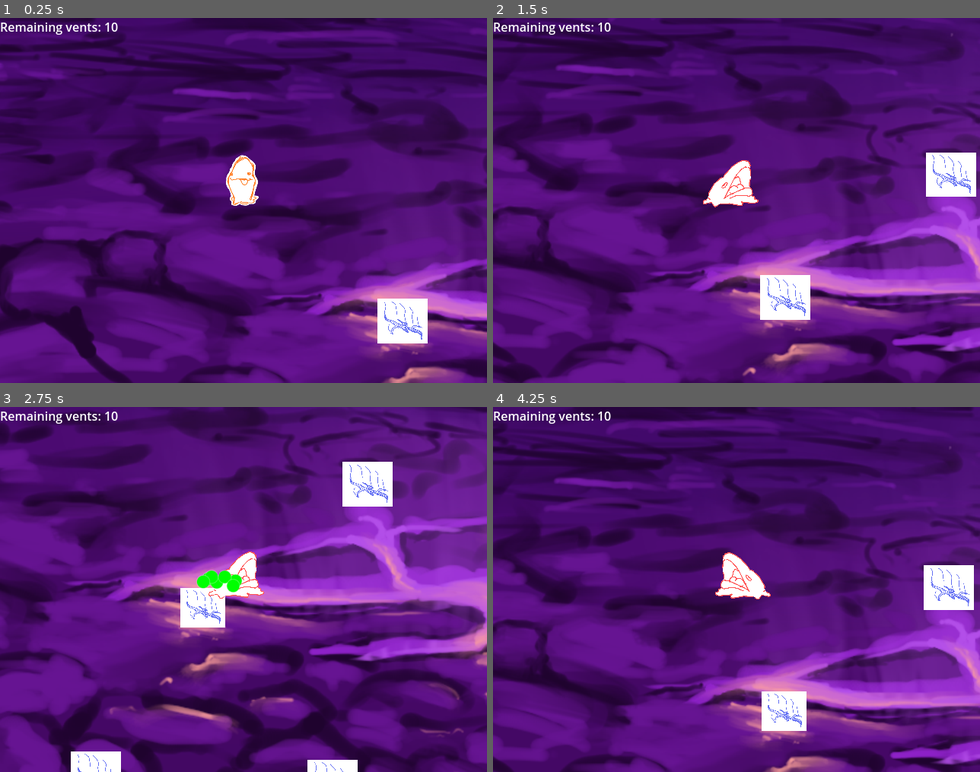
Above: before the commit, frames 1-4 (two rows, left to right).
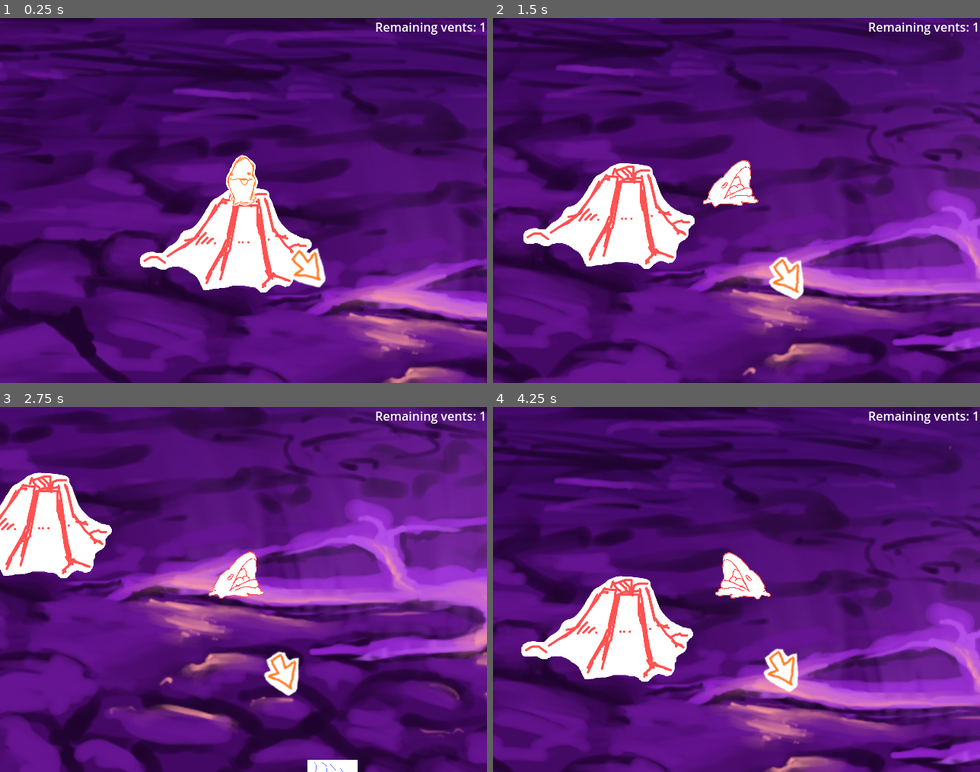
Above: after the commit, the same moments.

Repository: NBumgardner/godot-wild-jam-88-game
Game: Godot game, scene res://main.tscn
Two runs of this game, one before a commit and one after it. Both use one fixed random seed, a clock stepped at 60 frames per second and the inputs below.
Inputs:
- Up to frame 1 (0.25 s): no input
- Up to frame 2 (1.5 s): tap Enter at 0.5 s; hold D (move_right) 0.53-1.28 s; tap Space (action) at 0.6, 1.35 s; hold S (move_down) from 1.28 s (still down)
- Up to frame 3 (2.75 s): release S (move_down) at 2.03 s; hold D (move_right) from 2.03 s (still down); tap Space (action) at 2.1 s
- Up to frame 4 (4.25 s): release D (move_right) at 2.78 s; hold W (move_up) 2.78-3.53 s; tap Space (action) at 2.85, 3.6 s; hold A (move_left) from 3.53 s (still down)

The runs differ from the first frame. In frame 1, 7.8% of the frame differs, in the area x 0-100%, y 1-90%; in frame 2, 8.9%; in frame 3, 9.2%; in frame 4, 9.2%, in the area x 0-100%, y 1-89%.

Commit message:
Added arrow

Diff:
--- a/game/main.tscn
+++ b/game/main.tscn
@@ -1,6 +1,6 @@
 [gd_scene load_steps=2 format=3 uid="uid://bkxpi5d4auhmg"]
 
-[ext_resource type="PackedScene" uid="uid://malxmp0cv835" path="res://scenes/level1.tscn" id="1_ig7tw"]
+[ext_resource type="PackedScene" uid="uid://malxmp0cv835" path="res://scenes/level1/level1.tscn" id="1_ig7tw"]
 
 [node name="Main" type="Node"]
 
--- /dev/null
+++ b/game/objects/arrow/arrow.gd
@@ -0,0 +1,26 @@
+extends Control
+
+const ARROW_DIST = 120.0
+
+@export var player: Player
+@export var game_manager: GameManager
+
+@onready var sprite_2d: Sprite2D = $Sprite2D
+
+func _process(_delta: float) -> void:
+	var closest_point: Vector2 = Vector2.ZERO
+	var closest_distance: float = INF
+
+	var targets = game_manager.vents if game_manager.vents else [game_manager.exit_vent]
+
+	for target in targets:
+		var distance := player.global_position.distance_to(target.global_position)
+		if distance < closest_distance:
+			closest_point = target.global_position - player.global_position
+			closest_distance = distance
+
+	closest_point *= get_viewport().get_camera_2d().zoom * Vector2(0.5, 0.5)
+
+	sprite_2d.position = size/2.0 + closest_point.limit_length(ARROW_DIST)
+	sprite_2d.rotation = closest_point.angle()
+	sprite_2d.scale = clampf((closest_point.length() / ARROW_DIST), 0.0, 1.0) * Vector2.ONE
--- /dev/null
+++ b/game/objects/arrow/arrow.tscn
@@ -0,0 +1,16 @@
+[gd_scene load_steps=3 format=3 uid="uid://cyhr2o4yl6uu2"]
+
+[ext_resource type="Texture2D" uid="uid://nutnmdm00vkb" path="res://objects/arrow/arrow.png" id="1_32f03"]
+[ext_resource type="Script" uid="uid://j6jyrcr5x6lf" path="res://objects/arrow/arrow.gd" id="1_qwjvh"]
+
+[node name="Arrow" type="Control"]
+layout_mode = 3
+anchors_preset = 15
+anchor_right = 1.0
+anchor_bottom = 1.0
+grow_horizontal = 2
+grow_vertical = 2
+script = ExtResource("1_qwjvh")
+
+[node name="Sprite2D" type="Sprite2D" parent="."]
+texture = ExtResource("1_32f03")
--- a/game/objects/camera.gd
+++ b/game/objects/camera.gd
@@ -2,9 +2,6 @@
 
 @export var follow_node: Node2D
 
-func _ready() -> void:
-	pass # Replace with function body.
-
 func _process(_delta: float) -> void:
 	if follow_node:
 		global_position = follow_node.global_position
--- /dev/null
+++ b/game/objects/exit_vent/exit_vent.gd
@@ -0,0 +1,19 @@
+extends Area2D
+class_name ExitVent
+
+signal player_touched()
+signal burst()
+
+var active: bool = false
+
+@onready var animation_player: AnimationPlayer = $AnimationPlayer
+
+func _anim_burst() -> void:
+	burst.emit()
+
+func _on_body_entered(_body: Node2D) -> void:
+	if not active:
+		return
+
+	animation_player.play("explode")
+	player_touched.emit()
--- /dev/null
+++ b/game/objects/exit_vent/exit_vent.tscn
@@ -0,0 +1,168 @@
+[gd_scene load_steps=8 format=3 uid="uid://t0o32ktuyxs7"]
+
+[ext_resource type="Script" uid="uid://dwocjh35veknn" path="res://objects/exit_vent/exit_vent.gd" id="1_pqtn2"]
+[ext_resource type="Texture2D" uid="uid://d1yrcxn82rp8t" path="res://objects/exit_vent/sprites/exit_vent.png" id="2_neojl"]
+[ext_resource type="Texture2D" uid="uid://dbmy6yrh2agfv" path="res://objects/exit_vent/sprites/exit_vent_explode.png" id="3_wpn0x"]
+
+[sub_resource type="CircleShape2D" id="CircleShape2D_y5si2"]
+radius = 100.0
+
+[sub_resource type="Animation" id="Animation_vgpln"]
+length = 0.001
+tracks/0/type = "bezier"
+tracks/0/imported = false
+tracks/0/enabled = true
+tracks/0/path = NodePath("Sprite2D:position:x")
+tracks/0/interp = 1
+tracks/0/loop_wrap = true
+tracks/0/keys = {
+"handle_modes": PackedInt32Array(0),
+"points": PackedFloat32Array(3, -0.25, 0, 0.25, 0),
+"times": PackedFloat32Array(0)
+}
+tracks/1/type = "bezier"
+tracks/1/imported = false
+tracks/1/enabled = true
+tracks/1/path = NodePath("Sprite2D:position:y")
+tracks/1/interp = 1
+tracks/1/loop_wrap = true
+tracks/1/keys = {
+"handle_modes": PackedInt32Array(0),
+"points": PackedFloat32Array(6, -0.25, 0, 0.25, 0),
+"times": PackedFloat32Array(0)
+}
+tracks/2/type = "bezier"
+tracks/2/imported = false
+tracks/2/enabled = true
+tracks/2/path = NodePath("Sprite2D:scale:x")
+tracks/2/interp = 1
+tracks/2/loop_wrap = true
+tracks/2/keys = {
+"handle_modes": PackedInt32Array(0),
+"points": PackedFloat32Array(1, -0.25, 0, 0.25, 0),
+"times": PackedFloat32Array(0)
+}
+tracks/3/type = "bezier"
+tracks/3/imported = false
+tracks/3/enabled = true
+tracks/3/path = NodePath("Sprite2D:scale:y")
+tracks/3/interp = 1
+tracks/3/loop_wrap = true
+tracks/3/keys = {
+"handle_modes": PackedInt32Array(0),
+"points": PackedFloat32Array(1, -0.25, 0, 0.25, 0),
+"times": PackedFloat32Array(0)
+}
+tracks/4/type = "value"
+tracks/4/imported = false
+tracks/4/enabled = true
+tracks/4/path = NodePath("Sprite2D:texture")
+tracks/4/interp = 1
+tracks/4/loop_wrap = true
+tracks/4/keys = {
+"times": PackedFloat32Array(0),
+"transitions": PackedFloat32Array(1),
+"update": 1,
+"values": [ExtResource("2_neojl")]
+}
+
+[sub_resource type="Animation" id="Animation_ywt25"]
+resource_name = "explode"
+length = 1.2
+step = 0.0333333
+tracks/0/type = "bezier"
+tracks/0/imported = false
+tracks/0/enabled = true
+tracks/0/path = NodePath("Sprite2D:position:x")
+tracks/0/interp = 1
+tracks/0/loop_wrap = true
+tracks/0/keys = {
+"handle_modes": PackedInt32Array(2, 2, 0),
+"points": PackedFloat32Array(3, -0.25, 0, 0.25, 0, 3, -0.083333336, 0, 0, 0, 3, -0.050000012, 0, 0, 0),
+"times": PackedFloat32Array(0, 0.5, 0.6333333)
+}
+tracks/1/type = "bezier"
+tracks/1/imported = false
+tracks/1/enabled = true
+tracks/1/path = NodePath("Sprite2D:position:y")
+tracks/1/interp = 1
+tracks/1/loop_wrap = true
+tracks/1/keys = {
+"handle_modes": PackedInt32Array(2, 2, 0),
+"points": PackedFloat32Array(6, -0.25, 0, 0.25, 0, 6, -0.083333336, 0, 0, 0, 6, -0.050000012, 0, 0, 0),
+"times": PackedFloat32Array(0, 0.5, 0.6333333)
+}
+tracks/2/type = "bezier"
+tracks/2/imported = false
+tracks/2/enabled = true
+tracks/2/path = NodePath("Sprite2D:scale:x")
+tracks/2/interp = 1
+tracks/2/loop_wrap = true
+tracks/2/keys = {
+"handle_modes": PackedInt32Array(2, 2, 0, 0),
+"points": PackedFloat32Array(1, -0.25, 0, 0.25, 0, 1.3170729, -0.083333336, -0.052845478, 0, 0, 0.8881672, -0.050000012, 0.071484275, 0, 0, 1, -0.25, 0, 0.25, 0),
+"times": PackedFloat32Array(0, 0.5, 0.6333333, 1.2)
+}
+tracks/3/type = "bezier"
+tracks/3/imported = false
+tracks/3/enabled = true
+tracks/3/path = NodePath("Sprite2D:scale:y")
+tracks/3/interp = 1
+tracks/3/loop_wrap = true
+tracks/3/keys = {
+"handle_modes": PackedInt32Array(2, 2, 0, 0),
+"points": PackedFloat32Array(1, -0.25, 0, 0.25, 0, 0.59183437, -0.083333336, 0.06802761, 0, 0, 1.3419002, -0.050000012, -0.12501097, 0, 0, 1, -0.25, 0, 0.25, 0),
+"times": PackedFloat32Array(0, 0.5, 0.6333333, 1.2)
+}
+tracks/4/type = "value"
+tracks/4/imported = false
+tracks/4/enabled = true
+tracks/4/path = NodePath("Sprite2D:texture")
+tracks/4/interp = 1
+tracks/4/loop_wrap = true
+tracks/4/keys = {
+"times": PackedFloat32Array(0, 0.6333333, 1.2),
+"transitions": PackedFloat32Array(1, 1, 1),
+"update": 1,
+"values": [ExtResource("2_neojl"), ExtResource("3_wpn0x"), ExtResource("2_neojl")]
+}
+tracks/5/type = "method"
+tracks/5/imported = false
+tracks/5/enabled = true
+tracks/5/path = NodePath(".")
+tracks/5/interp = 1
+tracks/5/loop_wrap = true
+tracks/5/keys = {
+"times": PackedFloat32Array(0.6333333),
+"transitions": PackedFloat32Array(1),
+"values": [{
+"args": [],
+"method": &"_anim_burst"
+}]
+}
+
+[sub_resource type="AnimationLibrary" id="AnimationLibrary_48j67"]
+_data = {
+&"RESET": SubResource("Animation_vgpln"),
+&"explode": SubResource("Animation_ywt25")
+}
+
+[node name="ExitVent" type="Area2D"]
+collision_layer = 0
+collision_mask = 4
+script = ExtResource("1_pqtn2")
+
+[node name="Sprite2D" type="Sprite2D" parent="."]
+position = Vector2(3, 6)
+texture = ExtResource("2_neojl")
+offset = Vector2(-82, -150)
+
+[node name="CollisionShape2D" type="CollisionShape2D" parent="."]
+shape = SubResource("CircleShape2D_y5si2")
+
+[node name="AnimationPlayer" type="AnimationPlayer" parent="."]
+libraries = {
+&"": SubResource("AnimationLibrary_48j67")
+}
+
+[connection signal="body_entered" from="." to="." method="_on_body_entered"]
--- /dev/null
+++ b/game/objects/game_manager.gd
@@ -0,0 +1,40 @@
+extends Node
+class_name GameManager
+
+const VENT_HOLE = preload("uid://clxr0xys06nie")
+
+@export var player: Player
+@export var exit_vent: ExitVent
+@export var num_vents: int = 10
+
+var vents: Array[VentHole]
+
+var remaining_vents: int:
+	get(): return vents.size()
+
+func _ready() -> void:
+	(func ():
+		for i in num_vents:
+			var vent := VENT_HOLE.instantiate() as VentHole
+			vent.position = Vector2(
+				randf_range(-1500, 1500),
+				randf_range(-1500, 1500))
+			vent.tree_exited.connect(_on_vent_closed.bind(vent))
+			get_parent().add_child(vent)
+			vents.append(vent)
+		remaining_vents = num_vents
+	).call_deferred()
+
+func _on_vent_closed(vent: VentHole) -> void:
+	vents.erase(vent)
+	if remaining_vents <= 0:
+		exit_vent.active = true
+
+func _on_exit_vent_player_touched() -> void:
+	player.disable()
+
+
+func _on_exit_vent_burst() -> void:
+	player.launch()
+	await get_tree().create_timer(3.0).timeout
+	get_tree().reload_current_scene()
--- a/game/objects/hud/hud.gd
+++ b/game/objects/hud/hud.gd
@@ -5,7 +5,13 @@
 @onready var label: Label = $Label
 
 func _ready() -> void:
-	label.text = "Remaining vents: %s" % game_manager.remaining_vents
+	_update_text()
 
 func _process(_delta: float) -> void:
-	label.text = "Remaining vents: %s" % game_manager.remaining_vents
+	_update_text()
+
+func _update_text() -> void:
+	if game_manager.remaining_vents > 0:
+		label.text = "Remaining vents: %s" % game_manager.remaining_vents
+	else:
+		label.text = "Get to the MEGA VENT!!!!!"
--- a/game/objects/hud/hud.tscn
+++ b/game/objects/hud/hud.tscn
@@ -4,13 +4,19 @@
 
 [node name="HUD" type="Control"]
 layout_mode = 3
-anchors_preset = 0
-offset_right = 40.0
-offset_bottom = 40.0
+anchors_preset = 15
+anchor_right = 1.0
+anchor_bottom = 1.0
+grow_horizontal = 2
+grow_vertical = 2
 script = ExtResource("1_y7bgl")
 
 [node name="Label" type="Label" parent="."]
 layout_mode = 1
-offset_right = 133.0
+anchors_preset = 1
+anchor_left = 1.0
+anchor_right = 1.0
+offset_left = -133.0
 offset_bottom = 23.0
+grow_horizontal = 0
 text = "Remaining vents:"
--- a/game/objects/player/player.gd
+++ b/game/objects/player/player.gd
@@ -1,44 +1,76 @@
 extends CharacterBody2D
-
+class_name Player
 
 const SPEED = 600.0
 const ACCEL = 10000.0
 const VENT_CLOSE_SPEED = 0.5
 const CAMERA_TARGET_DISTANCE = 150.0
 
+enum State {
+	## Normal gameplay state, player input enabled.
+	NORMAL,
+	## Input and physics disabled.
+	DISABLED,
+	## Input disabled, launching upwards.
+	LAUNCHED,
+}
+
 @export var camera_target: Node2D
+
+var state: State = State.NORMAL: set = set_state
 
 @onready var animation_tree: AnimationTree = $AnimationTree
 @onready var sprite_2d: Sprite2D = $Sprite2D
 @onready var vent_detector: Area2D = $VentDetector
 @onready var squirt_particles: GPUParticles2D = $SquirtParticles
+@onready var collision_shape_2d: CollisionShape2D = $CollisionShape2D
 
 func _ready() -> void:
 	animation_tree["parameters/MovingBlendSpace/1/OneShot/request"] = AnimationNodeOneShot.ONE_SHOT_REQUEST_FIRE
 
 func _process(delta: float) -> void:
-	if Input.is_action_just_pressed("action"):
-		animation_tree["parameters/BlahOneShot/request"] = AnimationNodeOneShot.ONE_SHOT_REQUEST_FIRE
+	match state:
+		State.NORMAL:
+			if Input.is_action_just_pressed("action"):
+				animation_tree["parameters/BlahOneShot/request"] = AnimationNodeOneShot.ONE_SHOT_REQUEST_FIRE
 
-	squirt_particles.emitting = vent_detector.has_overlapping_areas()
+			squirt_particles.emitting = vent_detector.has_overlapping_areas()
 
-	for vent: VentHole in vent_detector.get_overlapping_areas():
-		vent.girth -= VENT_CLOSE_SPEED * delta
-
+			for vent: VentHole in vent_detector.get_overlapping_areas():
+				vent.girth -= VENT_CLOSE_SPEED * delta
 
 func _physics_process(delta: float) -> void:
-	var input_dir := Input.get_vector("move_left", "move_right", "move_up", "move_down")
+	match state:
+		State.NORMAL:
+			var input_dir := Input.get_vector("move_left", "move_right", "move_up", "move_down")
 
-	velocity = velocity.move_toward(input_dir * SPEED, ACCEL * delta)
+			velocity = velocity.move_toward(input_dir * SPEED, ACCEL * delta)
 
-	animation_tree["parameters/MovingBlendSpace/blend_position"] = velocity.length() / SPEED / 0.1
+			animation_tree["parameters/MovingBlendSpace/blend_position"] = velocity.length() / SPEED / 0.1
 
-	if velocity.x > 0.0:
-		sprite_2d.flip_h = true
-	elif velocity.x < 0.0:
-		sprite_2d.flip_h = false
+			if velocity.x > 0.0:
+				sprite_2d.flip_h = true
+			elif velocity.x < 0.0:
+				sprite_2d.flip_h = false
 
-	move_and_slide()
+			move_and_slide()
 
-	if camera_target:
-		camera_target.position = velocity.limit_length(CAMERA_TARGET_DISTANCE)
+			if camera_target:
+				camera_target.position = position + velocity.limit_length(CAMERA_TARGET_DISTANCE)
+
+		State.DISABLED:
+			return
+		State.LAUNCHED:
+			position.y -= SPEED * 5.0 * delta
+			return
+
+func set_state(s: State) -> void:
+	state = s
+	collision_shape_2d.set_deferred("disabled", state != State.NORMAL)
+	vent_detector.monitoring = state == State.NORMAL
+
+func disable() -> void:
+	state = State.DISABLED
+
+func launch() -> void:
+	state = State.LAUNCHED
--- a/game/objects/vent_hole/vent_hole.gd
+++ b/game/objects/vent_hole/vent_hole.gd
@@ -5,6 +5,5 @@
 	set(v):
 		girth = v
 		scale = remap(girth, 0.0, 1.0, 0.1, 1.0) * Vector2.ONE
-		print(girth)
 		if is_inside_tree() and girth <= 0:
 			queue_free()
--- a/game/scenes/game_manager.gd
+++ /dev/null
@@ -1,21 +0,0 @@
-extends Node
-class_name GameManager
-
-const VENT_HOLE = preload("uid://clxr0xys06nie")
-
-@export var num_vents: int = 10
-
-var remaining_vents: int
-
-func _ready() -> void:
-	(func ():
-		for i in num_vents:
-			var vent := VENT_HOLE.instantiate() as VentHole
-			vent.position = Vector2(
-				randf_range(-1500, 1500),
-				randf_range(-1500, 1500))
-			vent.tree_exited.connect(func ():
-				remaining_vents -= 1)
-			get_parent().add_child(vent)
-		remaining_vents = num_vents
-	).call_deferred()
--- a/game/scenes/level1.tscn
+++ b/game/scenes/level1/level1.tscn
@@ -1,10 +1,12 @@
-[gd_scene load_steps=10 format=3 uid="uid://malxmp0cv835"]
+[gd_scene load_steps=12 format=3 uid="uid://malxmp0cv835"]
 
-[ext_resource type="Texture2D" uid="uid://cbim7il0llmxf" path="res://scenes/background.png" id="1_dwgg1"]
-[ext_resource type="Script" uid="uid://ddvebyb53rymj" path="res://scenes/game_manager.gd" id="1_ru4tf"]
+[ext_resource type="Texture2D" uid="uid://cbim7il0llmxf" path="res://scenes/level1/background.png" id="1_dwgg1"]
+[ext_resource type="Script" uid="uid://ddvebyb53rymj" path="res://objects/game_manager.gd" id="1_ru4tf"]
 [ext_resource type="PackedScene" uid="uid://cxgg604ulakso" path="res://objects/player/player.tscn" id="1_wwpf4"]
 [ext_resource type="PackedScene" uid="uid://6o26q54y57gv" path="res://objects/hud/hud.tscn" id="2_6sh32"]
 [ext_resource type="Script" uid="uid://ctes2y51pk0pr" path="res://objects/camera.gd" id="2_m7ahb"]
+[ext_resource type="PackedScene" uid="uid://cyhr2o4yl6uu2" path="res://objects/arrow/arrow.tscn" id="3_ejswk"]
+[ext_resource type="PackedScene" uid="uid://t0o32ktuyxs7" path="res://objects/exit_vent/exit_vent.tscn" id="4_6sh32"]
 
 [sub_resource type="WorldBoundaryShape2D" id="WorldBoundaryShape2D_ejswk"]
 
@@ -20,12 +22,19 @@
 [node name="Level1" type="Node2D"]
 y_sort_enabled = true
 
-[node name="GameManager" type="Node" parent="."]
+[node name="GameManager" type="Node" parent="." node_paths=PackedStringArray("player", "exit_vent")]
 script = ExtResource("1_ru4tf")
+player = NodePath("../Player")
+exit_vent = NodePath("../ExitVent")
+num_vents = 1
 
 [node name="HUDLayer" type="CanvasLayer" parent="."]
 
 [node name="HUD" parent="HUDLayer" node_paths=PackedStringArray("game_manager") instance=ExtResource("2_6sh32")]
+game_manager = NodePath("../../GameManager")
+
+[node name="Arrow" parent="HUDLayer" node_paths=PackedStringArray("player", "game_manager") instance=ExtResource("3_ejswk")]
+player = NodePath("../../Player")
 game_manager = NodePath("../../GameManager")
 
 [node name="BackgroundLayer" type="Node2D" parent="."]
@@ -58,12 +67,15 @@
 position = Vector2(-4755, 0)
 shape = SubResource("WorldBoundaryShape2D_dwgg1")
 
+[node name="ExitVent" parent="." instance=ExtResource("4_6sh32")]
+
 [node name="Player" parent="." node_paths=PackedStringArray("camera_target") instance=ExtResource("1_wwpf4")]
-camera_target = NodePath("CameraTarget")
+camera_target = NodePath("../CameraTarget")
 
-[node name="CameraTarget" type="Marker2D" parent="Player"]
+[node name="CameraTarget" type="Marker2D" parent="."]
 
 [node name="Camera2D" type="Camera2D" parent="." node_paths=PackedStringArray("follow_node")]
+process_priority = 1
 zoom = Vector2(0.3, 0.3)
 limit_left = -4800
 limit_top = -2700
@@ -71,4 +83,7 @@
 limit_bottom = 2700
 position_smoothing_enabled = true
 script = ExtResource("2_m7ahb")
-follow_node = NodePath("../Player/CameraTarget")
+follow_node = NodePath("../CameraTarget")
+
+[connection signal="burst" from="ExitVent" to="GameManager" method="_on_exit_vent_burst"]
+[connection signal="player_touched" from="ExitVent" to="GameManager" method="_on_exit_vent_player_touched"]
Not shown, added: game/objects/arrow/arrow.gd.uid
Binary file added: game/objects/arrow/arrow.png
Not shown, added: game/objects/arrow/arrow.png.import
Not shown, added: game/objects/exit_vent/exit_vent.gd.uid
Binary file added: game/objects/exit_vent/sprites/exit_vent.png
Not shown, changed: game/objects/exit_vent/sprites/exit_vent.png.import
Binary file added: game/objects/exit_vent/sprites/exit_vent_explode.png
Not shown, added: game/objects/exit_vent/sprites/exit_vent_explode.png.import
Renamed: game/scenes/game_manager.gd.uid -> game/objects/game_manager.gd.uid
Renamed: game/scenes/background.png -> game/scenes/level1/background.png
Not shown, added: game/scenes/level1/background.png.import
